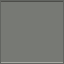
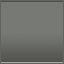
The second 64 × 64 image is a revision of the first. Changes to its layers:
added layer "Background copy" above "Layer 2" over box(1, 35, 63, 62)
added layer "Layer 2" (95%) above "Background" over box(1, 35, 63, 62)
painted on "Background" over box(1, 35, 63, 62)
